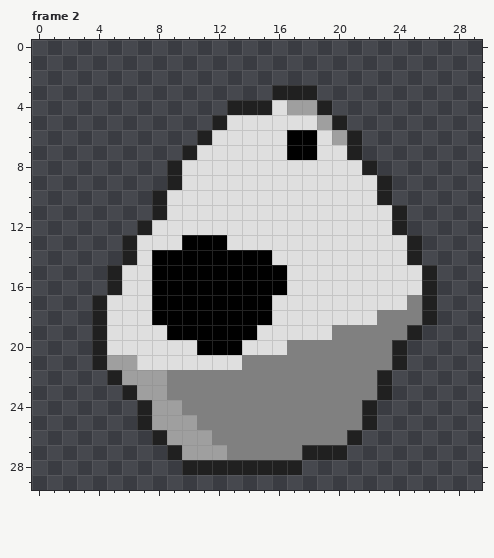
Edited in one commit: pixel-art file (src/assets/dice.ase). Above: the version before the commit.
30x30 pixels, 6 frames. Shown: frame 2.
The same view after the edit:
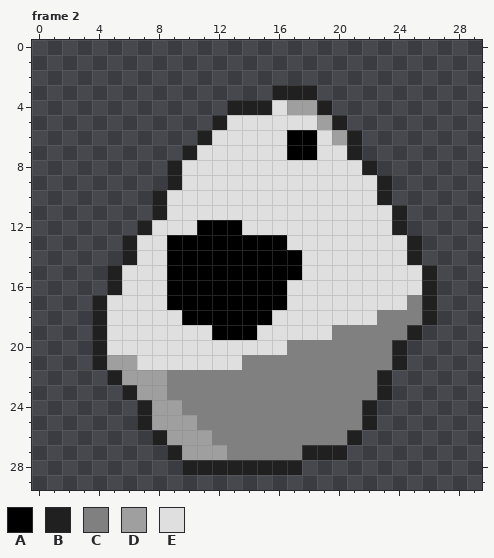
Palette (. is transparent): A #000000  B #202020  C #808080  D #9f9f9f  E #dfdfdf
Edits made:
--- frame 2
@@ x 6..19 @@
 11 ..BEEEEEEEEEEE
-12 .BEEEEEEEEEEEE
-13 BEEEAAAEEEEEEE
-14 BEAAAAAAAAEEEE
-15 EEAAAAAAAAAEEE
-16 EEAAAAAAAAAEEE
-17 EEAAAAAAAAEEEE
-18 EEAAAAAAAAEEEE
-19 EEEAAAAAAEEEEE
-20 EEEEEAAAEEECCC
+12 .BEEEAAAEEEEEE
+13 BEEAAAAAAAAEEE
+14 BEEAAAAAAAAAEE
+15 EEEAAAAAAAAAEE
+16 EEEAAAAAAAAEEE
+17 EEEAAAAAAAAEEE
+18 EEEEAAAAAAEEEE
+19 EEEEEEAAAEEEEE
+20 EEEEEEEEEEECCC
 21 DEEEEEEECCCCCC
Boxes around the changes in both pictures, in picture pixels (x1, y1, x2, y2):
changed: (152, 220, 302, 355)
